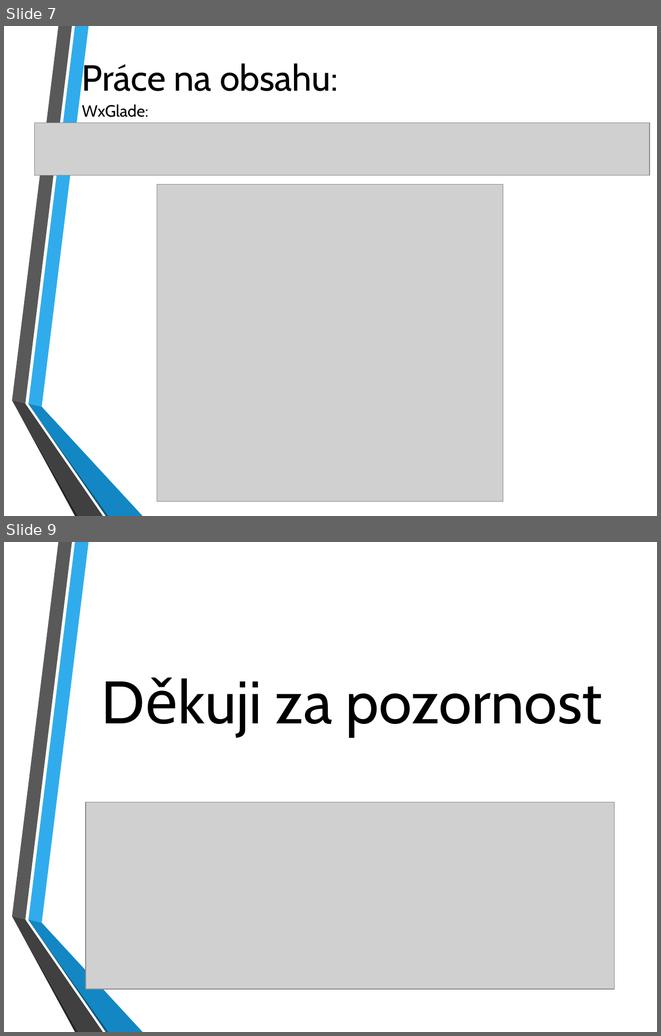
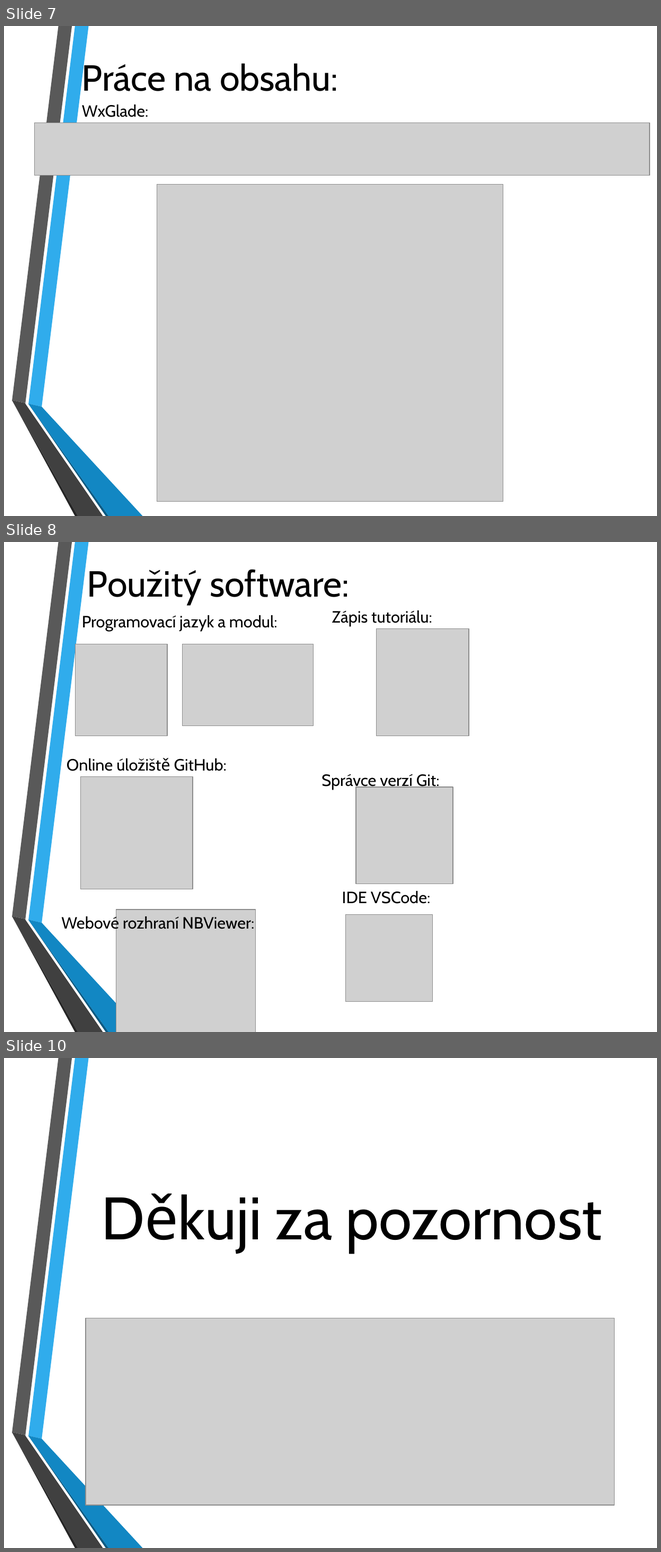
Before and after one commit to Feeeeeeeeeela/WxTutorial, a slide deck: Dokumentace/DPM prezentace.pptx. Shown one above the other, each under a label of ours: slides 7 and 9 before the commit, slides 7, 8 and 10 after it; the slides between them are not shown. The pictures are 661x1036 and 661x1552 pixels, drawn with LibreOffice and Linux fonts; fonts in the diff are those of the drawing; grey boxes stand for pictures; background and template pictures are left out. Boxes give left, top, right and bottom in pixels: in the first picture for what was removed or moved away, otherwise in the second. Text is boxed around its words. In the diff, an @@ line names an element or a change of style, - is before the commit and + after.

```diff
--- a/Dokumentace/DPM prezentace.pptx
+++ b/Dokumentace/DPM prezentace.pptx
@@ slide 8 added at (4, 542, 657, 1032), background picture (left out); not listed: 6 template elements that a slide beside it also shows @@
@@ text added at (87, 569, 349, 605), 40 pt, text #000000 @@
+Použitý software:
@@ text added at (82, 615, 277, 631), 18 pt, text #000000 @@
+Programovací jazyk a modul:
@@ text added at (332, 610, 432, 626), 18 pt, text #000000 @@
+Zápis tutoriálu:
@@ picture added at (376, 629, 469, 736) @@
@@ picture added at (75, 644, 167, 736) @@
@@ picture added at (182, 644, 313, 725) @@
@@ text added at (67, 758, 227, 771), 18 pt, text #000000 @@
+Online úložiště GitHub:
@@ picture added at (80, 776, 193, 889) @@
@@ text added at (321, 774, 440, 790), 18 pt, text #000000 @@
+Správce verzí Git:
@@ picture added at (356, 787, 452, 883) @@
@@ text added at (342, 891, 430, 903), 18 pt, text #000000 @@
+IDE VSCode:
@@ text added at (61, 915, 254, 932), 18 pt, text #000000 @@
+Webové rozhraní NBViewer:
@@ picture added at (116, 910, 256, 1032) @@
@@ picture added at (345, 914, 432, 1001) @@
@@ what was slide 9 is now slide 10 @@
```
Also in this commit, not shown: 1 other slide added, 1 slide removed, 1 other file.
